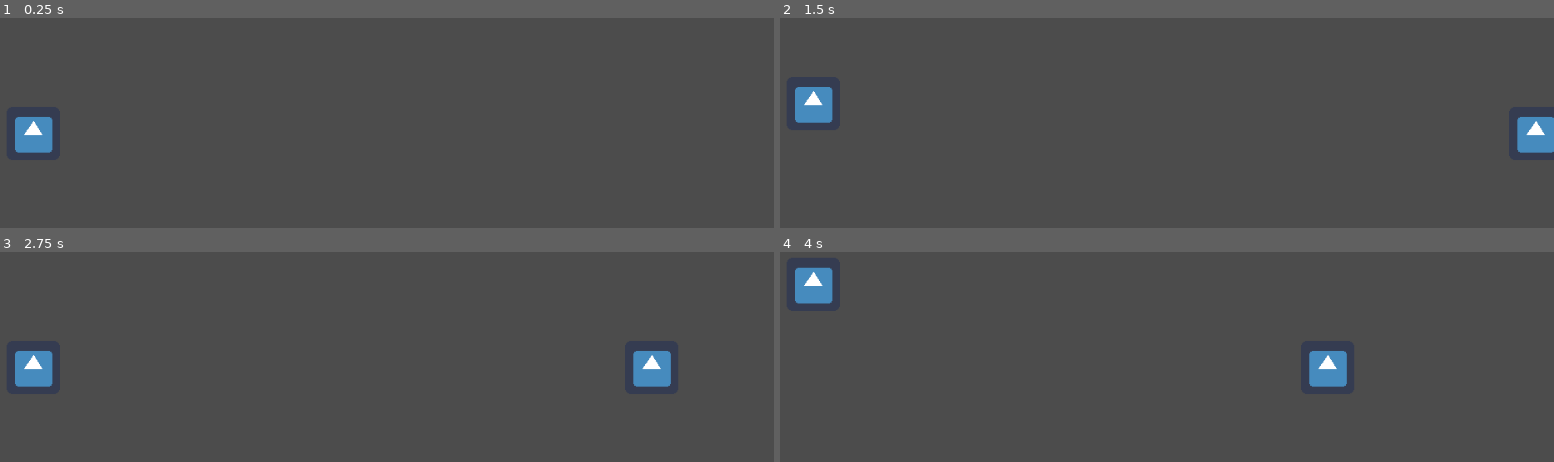
Above: before the commit, frames 1-4 (two rows, left to right).
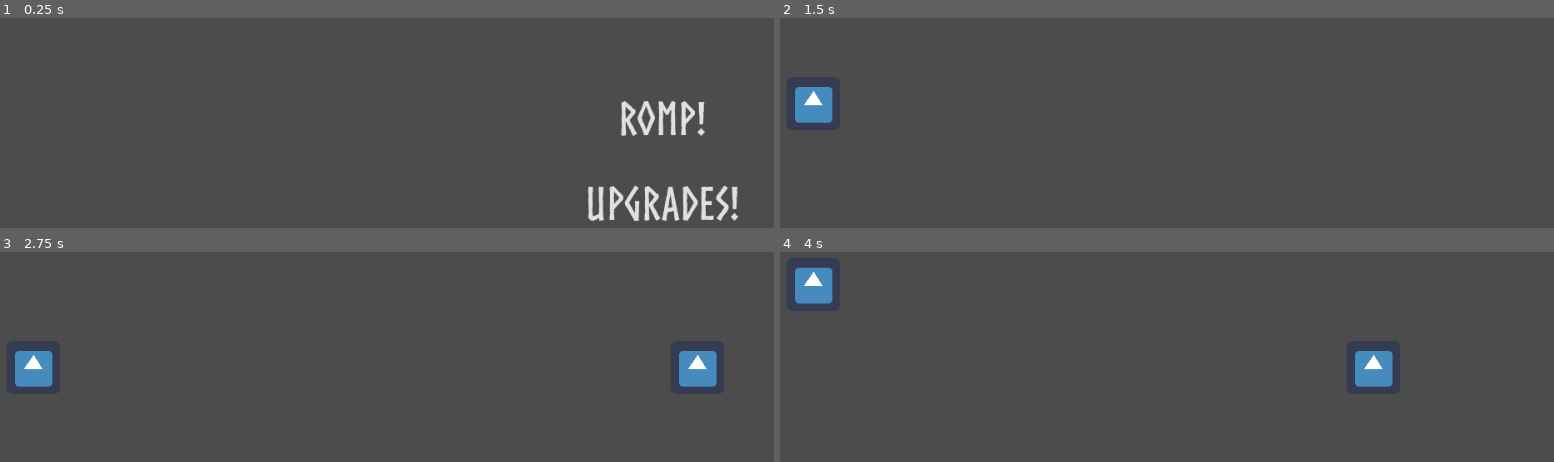
Above: after the commit, the same moments.

Repository: AtharvVohra/Ragnaromp
Game: Godot game, scene res://Title.tscn
Same seed, same stepped clock (60 frames per second), same inputs: the game is played once before the commit and once after it. Before the commit the project starts from res://Main.tscn. The engine's default icon, where the game draws it, is replaced by a stand-in: a white triangle on a blue panel in a dark square.
Inputs (mouse positions are in pixels of both pictures, inside the frame that each line leads up to):
- Up to frame 1 (0.25 s): no input
- Up to frame 2 (1.5 s): click (1445, 116) at 0.5 s, where only the run after the commit has a clickable "ROMP!"; hold Up (ui_up) from 1.28 s (still down)
- Up to frame 3 (2.75 s): release Up (ui_up) at 2.03 s; hold Down (ui_down) from 2.03 s (still down)
- Up to frame 4 (4 s): release Down (ui_down) at 2.78 s; hold Up (ui_up) from 2.78 s (still down)

The runs differ from the first frame. In frame 1, 3.3% of the frame differs, in the area x 1-96%, y 39-97%; in frame 2, 0.8%; in frame 3, 1.7%; in frame 4, 1.7%.

Commit message:
Added title screen, button works

Diff:
--- a/Draugr.tscn
+++ b/Draugr.tscn
@@ -8,7 +8,7 @@
 custom_solver_bias = 0.0
 extents = Vector2( 8, 8 )
 
-[node name="Draugr" type="KinematicBody2D"]
+[node name="Draugr" type="KinematicBody2D" index="0"]
 
 input_pickable = false
 collision_layer = 1
--- a/Level.tscn
+++ b/Level.tscn
@@ -3,7 +3,7 @@
 [ext_resource path="res://Level.gd" type="Script" id=1]
 [ext_resource path="res://Player.tscn" type="PackedScene" id=2]
 
-[node name="Level" type="Node2D" index="0"]
+[node name="Level" type="Node2D"]
 
 script = ExtResource( 1 )
 
--- a/Main.tscn
+++ b/Main.tscn
@@ -2,6 +2,6 @@
 
 [ext_resource path="res://Level.tscn" type="PackedScene" id=1]
 
-[node name="Main" type="Node" index="0"]
+[node name="Main" type="Node"]
 
 [node name="Level" parent="." index="0" instance=ExtResource( 1 )]
--- /dev/null
+++ b/Menu.gd
@@ -0,0 +1,23 @@
+extends VBoxContainer
+
+# class member variables go here, for example:
+# var a = 2
+# var b = "textvar"
+
+func _ready():
+	# Called when the node is added to the scene for the first time.
+	# Initialization here
+	pass
+
+#func _process(delta):
+#	# Called every frame. Delta is time since last frame.
+#	# Update game logic here.
+#	pass
+
+
+func _on_StartGame_pressed():
+	get_tree().change_scene("res://Main.tscn")
+
+
+func _on_Upgrades_pressed():
+	pass # replace with function body
--- a/Title.tscn
+++ b/Title.tscn
@@ -1,8 +1,25 @@
-[gd_scene load_steps=2 format=2]
+[gd_scene load_steps=5 format=2]
 
-[ext_resource path="res://assets/Buttonfont.tres" type="DynamicFont" id=1]
+[ext_resource path="res://Menu.gd" type="Script" id=1]
+[ext_resource path="res://assets/Norsebold.otf" type="DynamicFontData" id=2]
 
-[node name="TitleScreen" type="Control" index="0"]
+[sub_resource type="DynamicFont" id=1]
+
+size = 55
+use_mipmaps = false
+use_filter = false
+font_data = ExtResource( 2 )
+_sections_unfolded = [ "Extra Spacing", "Font", "Settings" ]
+
+[sub_resource type="DynamicFont" id=2]
+
+size = 55
+use_mipmaps = false
+use_filter = false
+font_data = ExtResource( 2 )
+_sections_unfolded = [ "Extra Spacing", "Font", "Settings" ]
+
+[node name="TitleScreen" type="Control"]
 
 anchor_left = 0.0
 anchor_top = 0.0
@@ -25,10 +42,10 @@
 anchor_top = 0.0
 anchor_right = 0.0
 anchor_bottom = 0.0
-margin_left = 120.0
-margin_top = 80.0
-margin_right = 840.0
-margin_bottom = 480.0
+margin_left = 695.0
+margin_top = 200.0
+margin_right = 954.0
+margin_bottom = 400.0
 rect_pivot_offset = Vector2( 0, 0 )
 rect_clip_content = false
 mouse_filter = 1
@@ -36,80 +53,81 @@
 size_flags_horizontal = 1
 size_flags_vertical = 1
 alignment = 0
+script = ExtResource( 1 )
 _sections_unfolded = [ "Margin" ]
 
-[node name="Logo" type="TextureRect" parent="Menu" index="0"]
+[node name="StartGame" type="MenuButton" parent="Menu" index="0"]
 
 anchor_left = 0.0
 anchor_top = 0.0
 anchor_right = 0.0
 anchor_bottom = 0.0
-margin_right = 720.0
+margin_right = 259.0
+margin_bottom = 98.0
+rect_pivot_offset = Vector2( 0, 0 )
+rect_clip_content = false
+mouse_filter = 0
+mouse_default_cursor_shape = 0
+size_flags_horizontal = 1
+size_flags_vertical = 3
+custom_fonts/font = SubResource( 1 )
+toggle_mode = false
+action_mode = 0
+enabled_focus_mode = 0
+shortcut = null
+group = null
+text = "ROMP!"
+flat = true
+align = 1
+items = [  ]
+_sections_unfolded = [ "Size Flags", "custom_fonts" ]
+
+[node name="Upgrades" type="MenuButton" parent="Menu" index="1"]
+
+anchor_left = 0.0
+anchor_top = 0.0
+anchor_right = 0.0
+anchor_bottom = 0.0
+margin_top = 102.0
+margin_right = 259.0
+margin_bottom = 200.0
+rect_pivot_offset = Vector2( 0, 0 )
+rect_clip_content = false
+mouse_filter = 0
+mouse_default_cursor_shape = 0
+size_flags_horizontal = 1
+size_flags_vertical = 3
+custom_fonts/font = SubResource( 2 )
+toggle_mode = false
+action_mode = 0
+enabled_focus_mode = 0
+shortcut = null
+group = null
+text = "UPGRADES!"
+flat = true
+align = 1
+items = [  ]
+_sections_unfolded = [ "Size Flags", "custom_fonts" ]
+
+[node name="Logo" type="TextureRect" parent="." index="1"]
+
+anchor_left = 0.0
+anchor_top = 0.0
+anchor_right = 0.0
+anchor_bottom = 0.0
+margin_left = 192.0
+margin_top = 45.0
+margin_right = 786.0
+margin_bottom = 139.0
 rect_pivot_offset = Vector2( 0, 0 )
 rect_clip_content = false
 mouse_filter = 1
 mouse_default_cursor_shape = 0
 size_flags_horizontal = 1
 size_flags_vertical = 1
-stretch_mode = 4
+stretch_mode = 0
+_sections_unfolded = [ "Anchor", "Margin", "Rect" ]
 
-[node name="CenterRow" type="HBoxContainer" parent="Menu" index="1"]
+[connection signal="pressed" from="Menu/StartGame" to="Menu" method="_on_StartGame_pressed"]
 
-anchor_left = 0.0
-anchor_top = 0.0
-anchor_right = 0.0
-anchor_bottom = 0.0
-margin_top = 4.0
-margin_right = 720.0
-margin_bottom = 400.0
-rect_pivot_offset = Vector2( 0, 0 )
-rect_clip_content = false
-mouse_filter = 1
-mouse_default_cursor_shape = 0
-size_flags_horizontal = 1
-size_flags_vertical = 3
-alignment = 0
-_sections_unfolded = [ "Size Flags" ]
-
-[node name="StartGame" type="Button" parent="Menu/CenterRow" index="0"]
-
-anchor_left = 0.0
-anchor_top = 0.0
-anchor_right = 0.0
-anchor_bottom = 0.0
-margin_right = 12.0
-margin_bottom = 396.0
-rect_pivot_offset = Vector2( 0, 0 )
-rect_clip_content = false
-focus_mode = 2
-mouse_filter = 0
-mouse_default_cursor_shape = 0
-size_flags_horizontal = 1
-size_flags_vertical = 1
-toggle_mode = false
-enabled_focus_mode = 2
-shortcut = null
-group = null
-flat = false
-align = 1
-
-[node name="Label" type="Label" parent="Menu/CenterRow/StartGame" index="0"]
-
-anchor_left = 0.0
-anchor_top = 0.0
-anchor_right = 0.0
-anchor_bottom = 0.0
-margin_right = 40.0
-margin_bottom = 14.0
-rect_pivot_offset = Vector2( 0, 0 )
-rect_clip_content = false
-mouse_filter = 2
-mouse_default_cursor_shape = 0
-size_flags_horizontal = 1
-size_flags_vertical = 4
-custom_fonts/font = ExtResource( 1 )
-text = "ROMP!"
-percent_visible = 1.0
-lines_skipped = 0
-max_lines_visible = -1
-_sections_unfolded = [ "custom_fonts" ]
+[connection signal="pressed" from="Menu/Upgrades" to="Menu" method="_on_Upgrades_pressed"]
--- a/assets/Buttonfont.tres
+++ b/assets/Buttonfont.tres
@@ -1,6 +1,6 @@
 [gd_resource type="DynamicFont" load_steps=2 format=2]
 
-[ext_resource path="res://assets/Norsebold.otf" type="DynamicFontData" id=1]
+[ext_resource path="res://assets/Norse.otf" type="DynamicFontData" id=1]
 
 [resource]
 
--- a/project.godot
+++ b/project.godot
@@ -11,7 +11,7 @@
 [application]
 
 config/name="Ragnaromp"
-run/main_scene="res://Main.tscn"
+run/main_scene="res://Title.tscn"
 config/icon="res://icon.png"
 
 [autoload]
